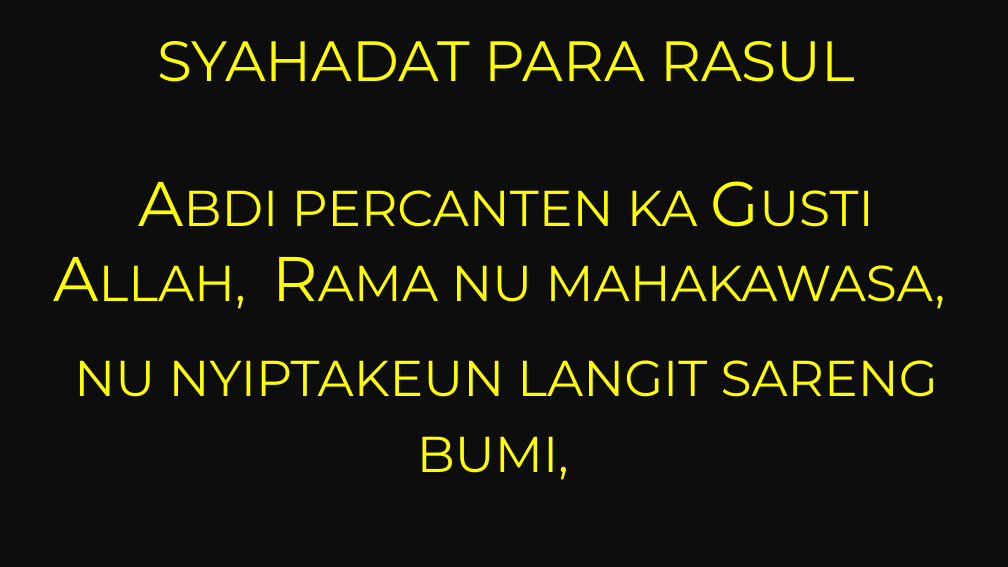
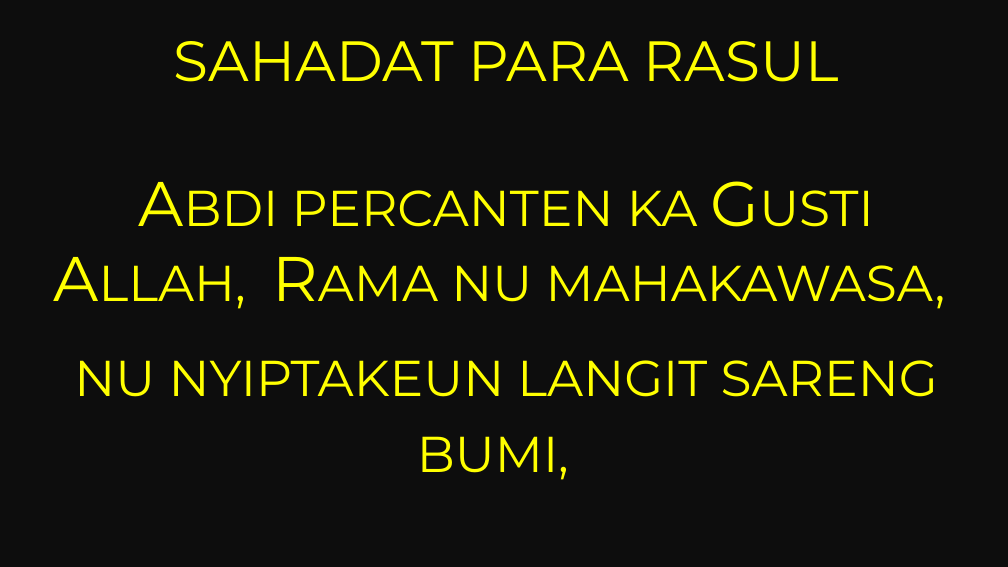
Before and after one commit to laurensius/Slide_Misa_KRC, a slide deck: slide 26 of 2020 10 tanggal 24 - 25/Slide Misa Bahasa Sunda.pptx (slide 20 before the commit). Drawn at 1008x567 pixels with LibreOffice and Linux fonts; fonts in the diff are those of the drawing. Boxes give left, top, right and bottom in pixels: in the first picture for what was removed or moved away, otherwise in the second. Text is boxed around its words. In the diff, an @@ line names an element or a change of style, - is before the commit and + after.

```diff
--- a/2020 10 tanggal 24 - 25/Slide Misa Bahasa Sunda.pptx
+++ b/2020 10 tanggal 24 - 25/Slide Misa Bahasa Sunda.pptx
@@ title at box(174, 41, 839, 82): text changed @@
-SYAHADAT PARA RASUL
+SAHADAT PARA RASUL
```
Also in this commit, not shown: 9 other slides changed, 16 slides added, 5 other files.
